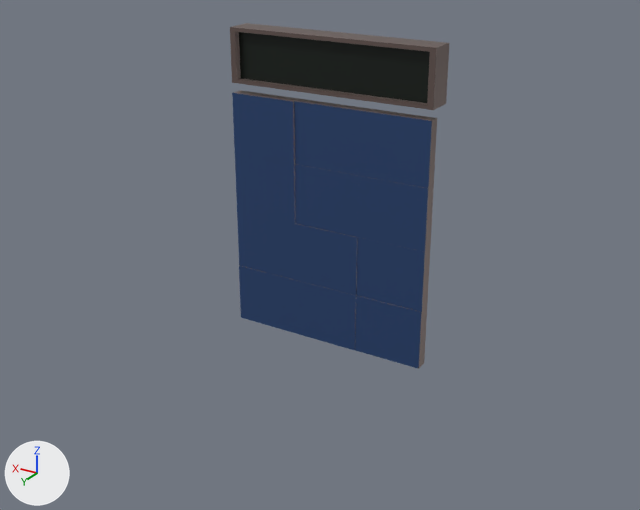
The FBX model Assets/Meshes/Numpad.fbx, before and after one commit.
Before and after are seen from a camera (50 mm lens) standing at (-0.612, 0.941, 0.455) and looking at (-0.069, 0.035, 0.002). The lights are fixed; the arrows at lower left show +X, +Y and +Z.

In view in the first picture: 'LeverArmPlate.004'.
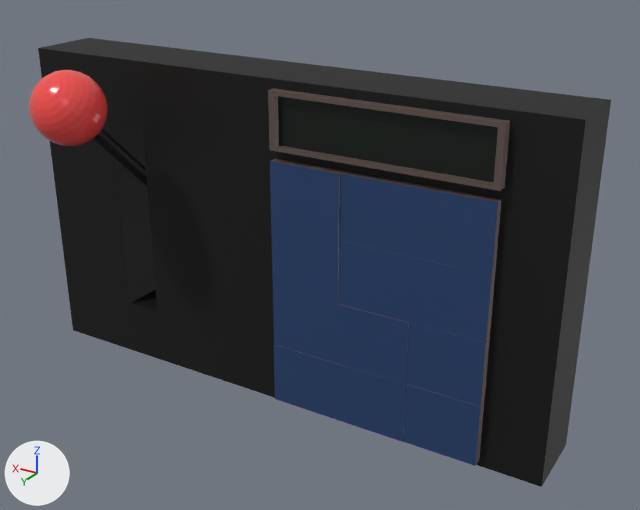
Pixel boxes (x1, y1, x2, y2) of what changed, in the pictures (640 x 510 px; the box of a moved part takes in the faces that stretch with it):
```json
{"object": "LeverArmPlate.004", "change": "reshaped, moved, turned, rescaled", "before": [230, 23, 450, 369], "after": [29, 38, 611, 487]}
{"part": 1, "of": "me_cube_003", "change": "moved or reshaped", "before": [232, 90, 437, 369], "after": [270, 158, 502, 466]}
{"part": 2, "of": "me_cube_003", "change": "moved or reshaped", "before": [230, 23, 450, 110], "after": [268, 88, 510, 191]}
{"part": 3, "of": "me_cube_003", "change": "added", "after": [29, 70, 147, 186], "on screen": "red"}
{"part": 4, "of": "me_cube_003", "change": "added", "after": [38, 38, 611, 487], "on screen": "black"}
```

Edits to the scene script, one JSON object a line:
```json
{"op": "add", "block": "mat_darkmetal", "code": ["mat_darkmetal = principled_material('DarkMetal')", "mat_darkmetal.base_color = (0.00897, 0.00897, 0.00897)  # black #181818", "mat_darkmetal.metallic = 0.355", "mat_darkmetal.roughness = 0.577"]}
{"op": "add", "block": "mat_redplasticmaterial", "code": ["mat_redplasticmaterial = principled_material('RedPlasticMaterial')", "mat_redplasticmaterial.base_color = (0.922, 0.0762, 0.0742)  # red #f64e4d", "mat_redplasticmaterial.roughness = 0.177"]}
{"block": "me_cube_003", "where": "# used by ob_leverarmplate_004; location = (-0.036, -0.044, 0.006); rotation_euler = (1.571, 0.0, 0.0), in degrees (90, 0, 0); scale = (0.01, 0.01, 0.01)"}
{"op": "remove", "block": "me_cube_003", "code": "me_cube_003.from_pydata(...)  # 104 vertices, 100 faces; spans x -15.1..14.9, y -17.3..26.1, z -1.2..2.8"}
{"op": "add", "block": "me_cube_003", "code": "me_cube_003.from_pydata(...)  # 633 vertices, 625 faces; spans x -0.4..0.4, y -0.1..0.2, z -0.2..0.2"}
{"block": "me_cube_003", "change": "me_cube_003 part 1: the loose piece of 88 vertices spanning x -14.9..14.9, y -17.3..17.3, z -1.2..0.8 is turned 90 degrees about the x axis through its middle and scaled by 0.01, then moved by (-0.2, 0.1, 0.1)"}
{"block": "me_cube_003", "change": "me_cube_003 part 2: the loose piece of 16 vertices spanning x -15.1..14.9, y 18.7..26.1, z -1.1..2.8 is turned 90 degrees about the x axis through its middle and scaled by 0.01, then moved by (-0.1, -22.4, -0.7)"}
{"block": "me_cube_003", "change": "me_cube_003 part 3: a new loose piece of 513 vertices spanning x 0.2..0.3, y 0.0..0.2, z 0.0..0.2"}
{"block": "me_cube_003", "change": "me_cube_003 part 4: a new loose piece of 16 vertices spanning x -0.4..0.4, y -0.1..0.1, z -0.2..0.2, in mat_darkmetal (black #181818)"}
{"op": "add", "block": "me_cube_003", "code": "me_cube_003.materials.append(mat_darkmetal)  # black #181818"}
{"op": "add", "block": "me_cube_003", "code": "me_cube_003.materials.append(mat_redplasticmaterial)  # red #f64e4d"}
{"op": "set", "path": "ob_leverarmplate_004.rotation_euler", "old": "(1.571, 0.0, 0.0)", "new": "(0.0, 0.0, 0.0)", "note": "degrees (90, 0, 0) -> degrees (0, 0, 0)"}
{"op": "set", "path": "ob_leverarmplate_004.scale", "old": "(0.01, 0.01, 0.01)", "new": "(1.0, 1.0, 1.0)"}
{"op": "set", "path": "ob_leverarmplate_004.location", "old": "(-0.036, -0.044, 0.006)", "new": "(0.0, 0.0, 0.0)"}
```
